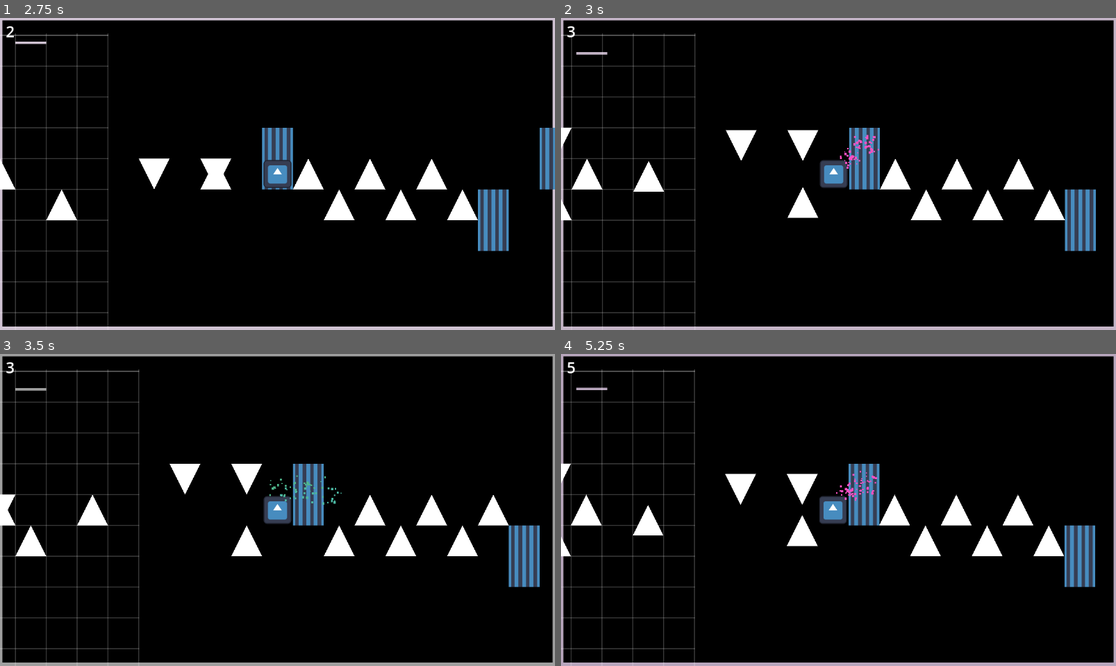
Above: before the commit, frames 1-4 (two rows, left to right).
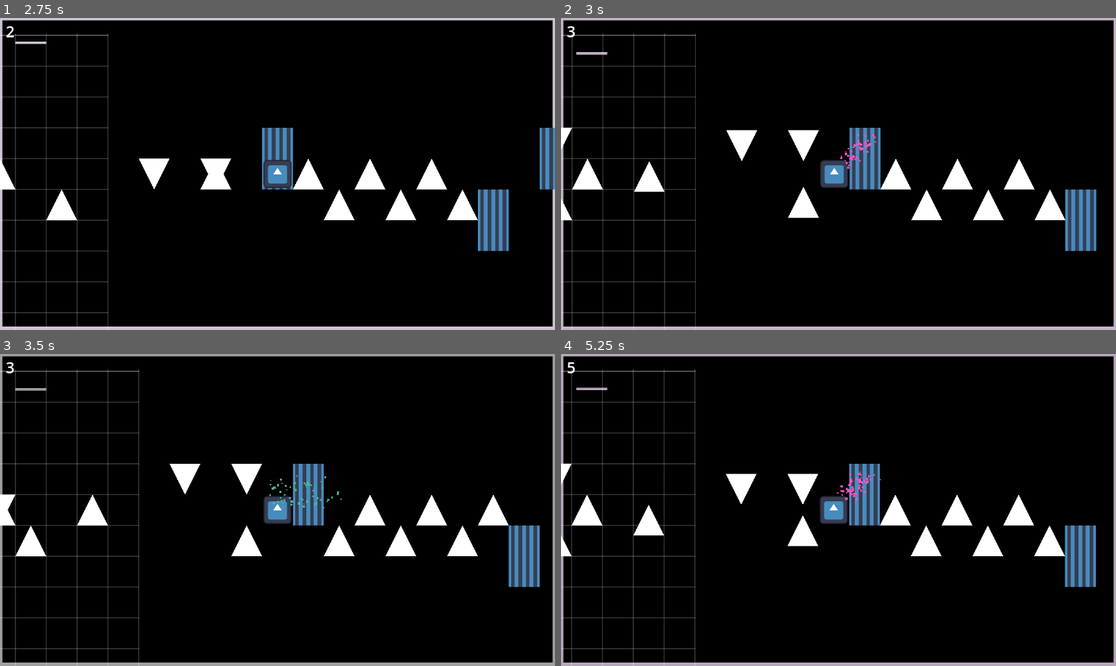
Above: after the commit, the same moments.

Repository: pradoh97/square-jam
Game: Godot game, scene res://levels/test_level/test_level.tscn
Same seed, same stepped clock (60 frames per second), same inputs: the game is played once before the commit and once after it. The engine's default icon, where the game draws it, is replaced by a stand-in: a white triangle on a blue panel in a dark square.
Inputs:
- Up to frame 1 (2.75 s): tap D (move) at 0.6, 1.35, 2.1 s
- Up to frame 2 (3 s): tap D (move) at 2.85 s
- Up to frame 3 (3.5 s): no input
- Up to frame 4 (5.25 s): tap D (move) at 3.6, 4.35, 5.1 s

Frame 1 is identical in both runs. In frame 2, 2.0% of the frame differs, in the area x 0-97%, y 4-99%; in frame 3, 0.1%; in frame 4, 2.4%.

Commit message:
Reset forgiveness

Diff:
--- a/hazards/wall.tscn
+++ b/hazards/wall.tscn
@@ -18,7 +18,6 @@
 [node name="Wall" type="Area2D"]
 script = ExtResource("1_qium8")
 movement_step = 128
-forgiveness = 0.125
 required_beats = 2.0
 
 [node name="Polygon2D" type="Polygon2D" parent="."]
